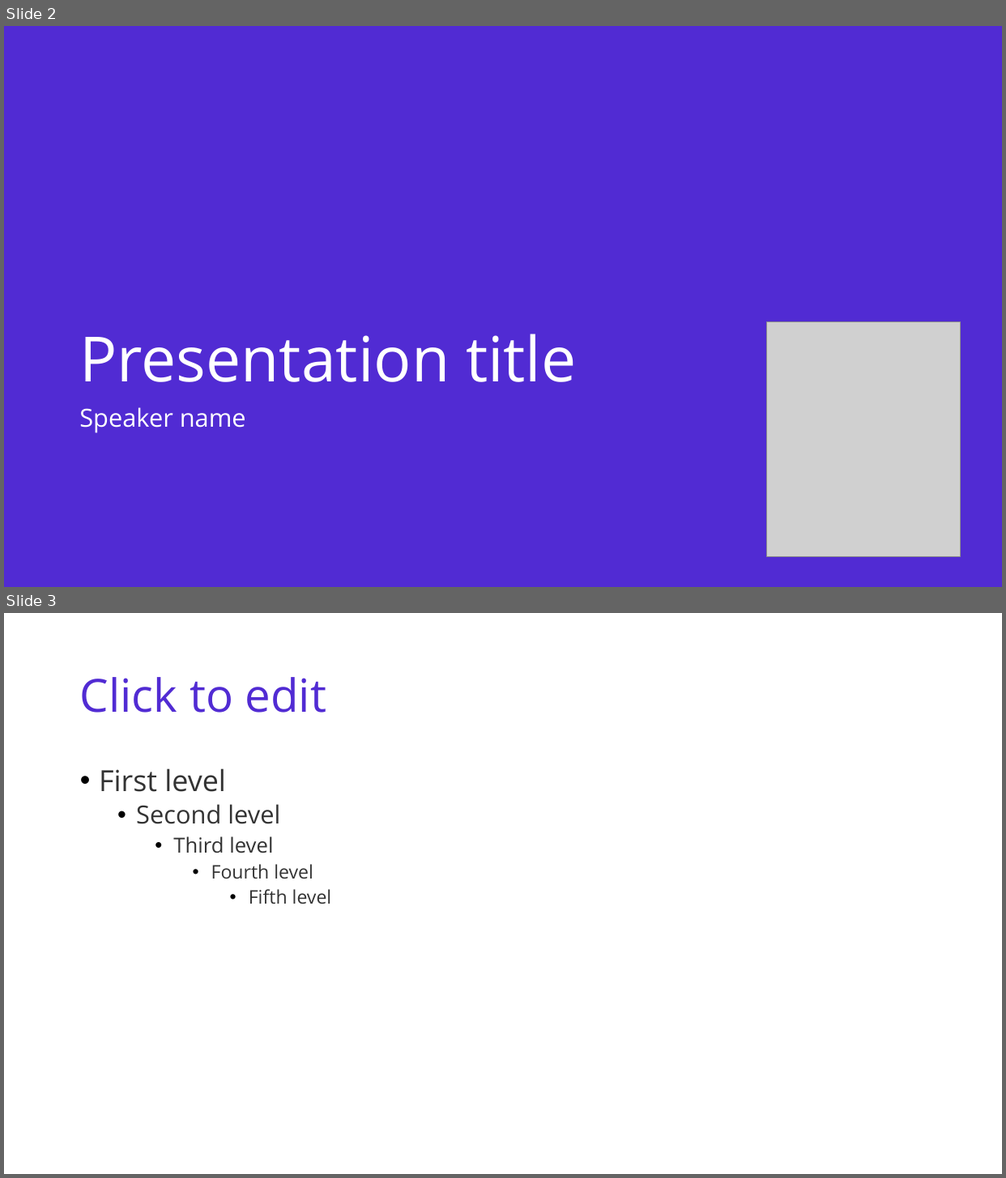
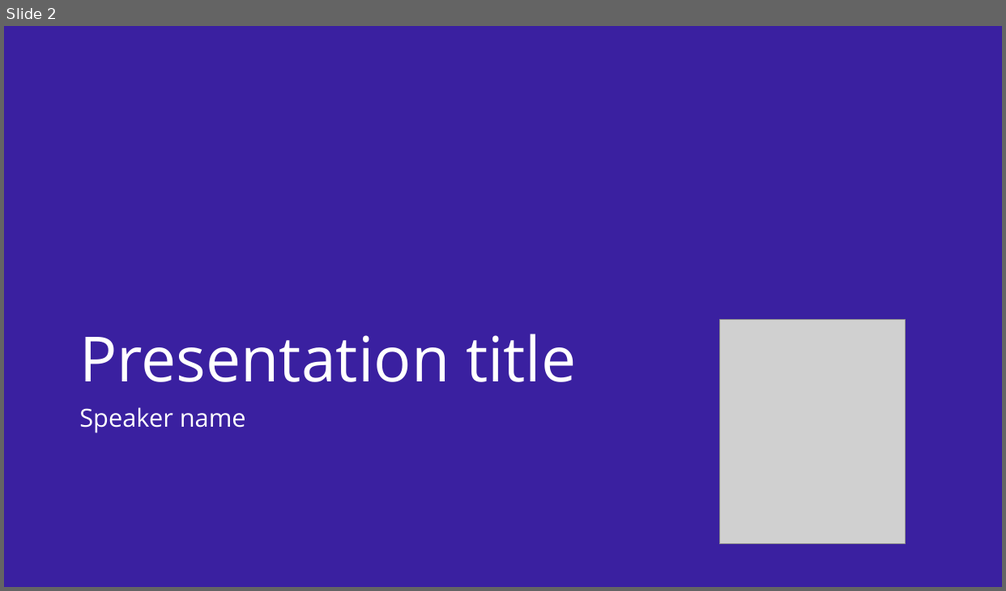
Before and after one commit to dotnet/brand, a slide deck: presentation-template/dotnet-deck-template.odp. Shown one above the other, each under a label of ours: slides 2 and 3 before the commit, slide 2 after it. The pictures are 1006x1178 and 1006x591 pixels, drawn with LibreOffice and Linux fonts; fonts in the diff are those of the drawing; grey boxes stand for pictures. Boxes give left, top, right and bottom in pixels: in the first picture for what was removed or moved away, otherwise in the second. Text is boxed around its words. In the diff, an @@ line names an element or a change of style, - is before the commit and + after.

```diff
--- a/presentation-template/dotnet-deck-template.odp
+++ b/presentation-template/dotnet-deck-template.odp
@@ slide 3 removed at bbox=[4, 613, 1002, 1174], background #FFFFFF @@
@@ title removed at bbox=[80, 677, 326, 713] @@
-Click to edit
@@ text removed at bbox=[99, 769, 332, 904] @@
-• First level
-  • Second level
-    • Third level
-      • Fourth level
-        • Fifth level
@@ slide 2 changed as well @@
@@ background #512BD3 to #3A20A0 @@
@@ picture: place and size @@
-picture at bbox=[766, 322, 960, 557]
+picture at bbox=[720, 319, 906, 544]
```
Also in this commit, not shown: 4 other slides changed, 9 slides added, 7 other slides removed, 7 other files.
